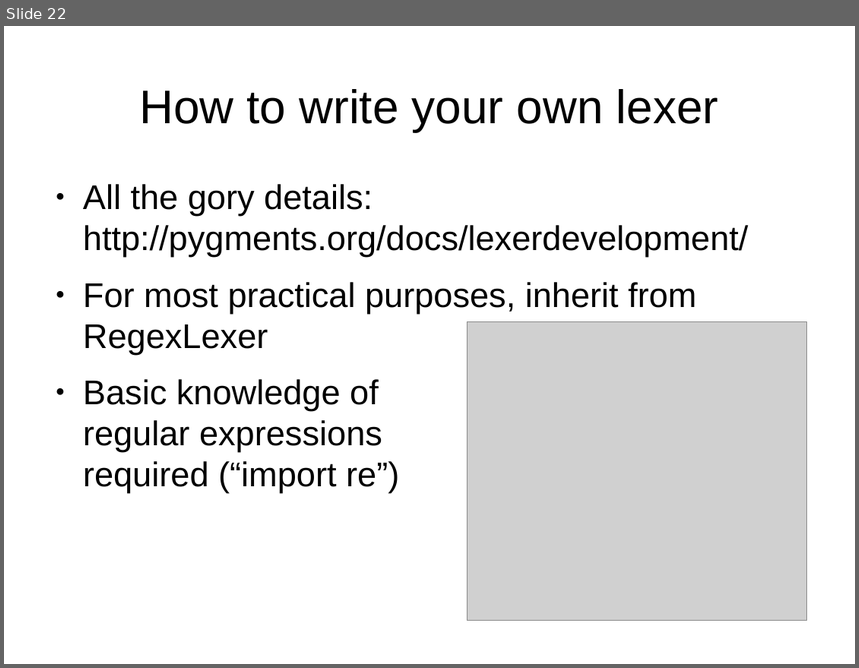
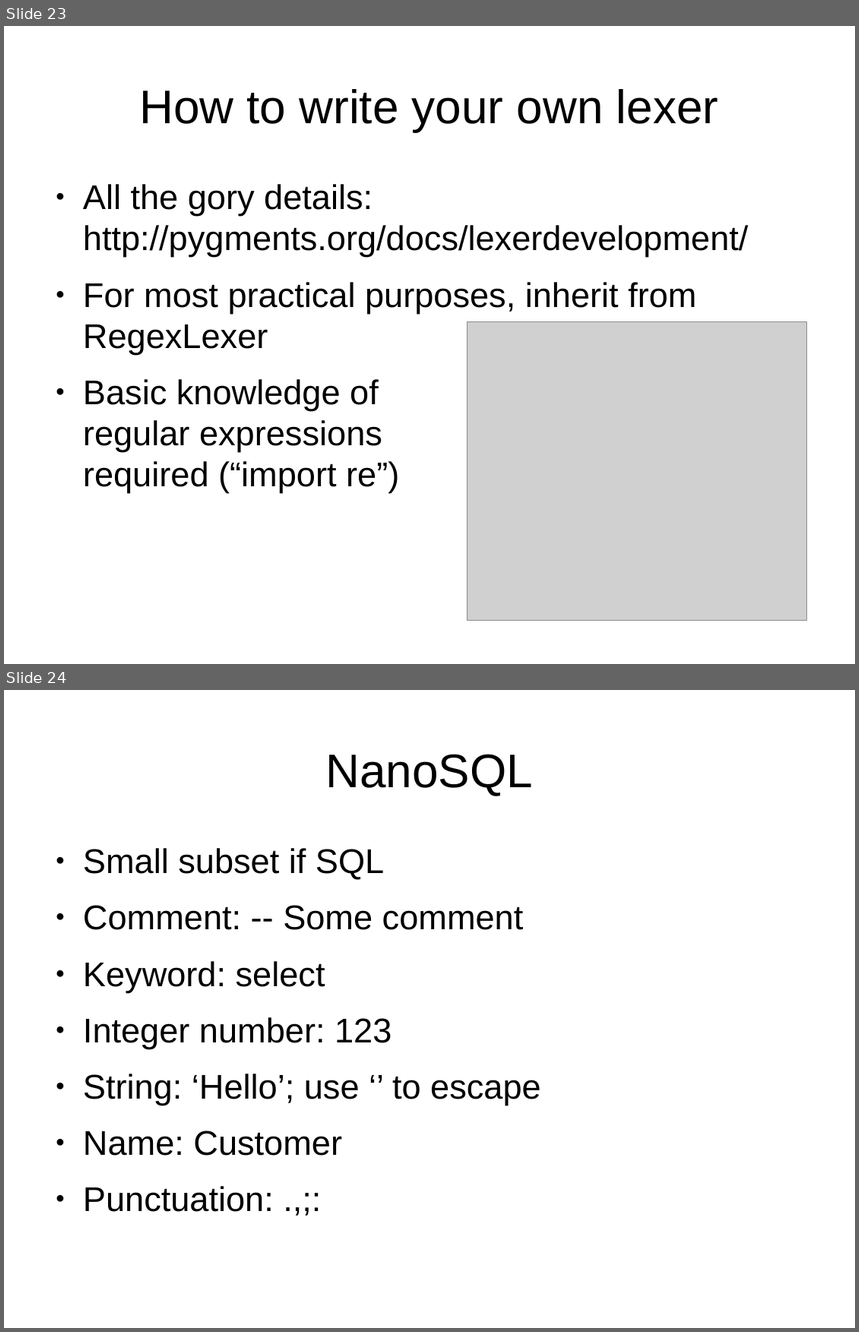
Before and after one commit to roskakori/talks, a slide deck: pygraz/pygments/Introduction to Pygments.odp. Shown one above the other, each under a label of ours: slide 22 before the commit, slides 23 and 24 after it. The pictures are 859x668 and 859x1332 pixels, drawn with LibreOffice and Linux fonts; fonts in the diff are those of the drawing; grey boxes stand for pictures. Boxes give left, top, right and bottom in pixels: in the first picture for what was removed or moved away, otherwise in the second. Text is boxed around its words. In the diff, an @@ line names an element or a change of style, - is before the commit and + after.

```diff
--- a/pygraz/pygments/Introduction to Pygments.odp
+++ b/pygraz/pygments/Introduction to Pygments.odp
@@ slide 24 added at bbox=[4, 690, 855, 1328], background #FFFFFF @@
@@ title added at bbox=[325, 754, 532, 796], 44 pt, text #000000 @@
+NanoSQL
@@ text added at bbox=[83, 848, 541, 1212], 32 pt, text #000000 @@
+● Small subset if SQL
+● Comment: -- Some comment
+● Keyword: select
+● Integer number: 123
+● String: ‘Hello’; use ‘’ to escape
+● Name: Customer
+● Punctuation: .,;:
@@ what was slide 22 is now slide 23 @@
```
Also in this commit, not shown: 2 slides changed, 3 other slides added, 2 other files.
